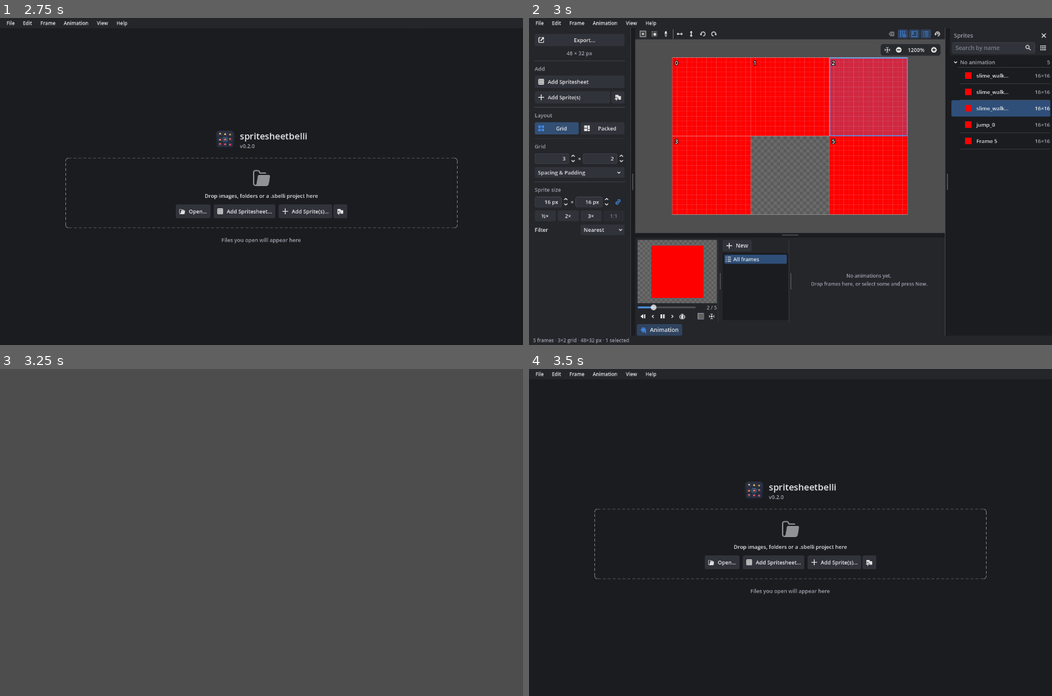
Above: before the commit, frames 1-4 (two rows, left to right).
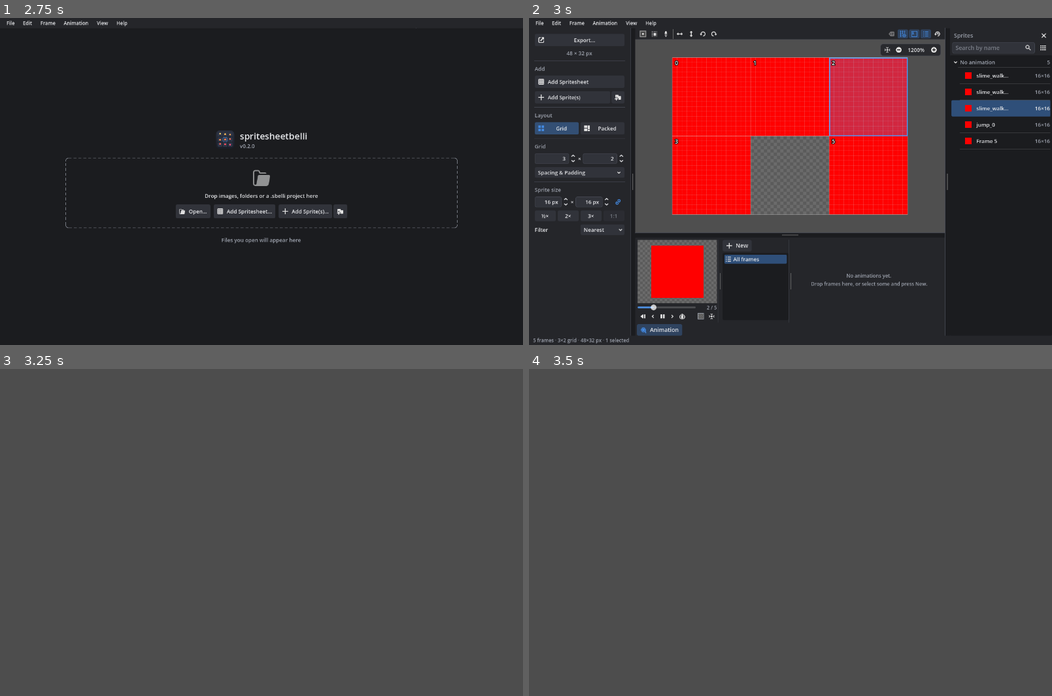
Above: after the commit, the same moments.

Repository: caleb-tognoli/spritesheetbelli
Game: Godot game, scene res://tests/test_runner.tscn
The game is run twice, just before and just after one commit, with the same random seed, the same clock (stepped at 60 frames per second) and the same inputs. This scene is started directly instead of the project's main scene.
Inputs (mouse positions are in pixels of both pictures, inside the frame that each line leads up to):
- Up to frame 1 (2.75 s): tap Enter (ui_accept) at 0.5 s; drag from (313, 174) to (313, 109) at 0.52 s; drag from (313, 174) to (235, 246) at 1.27 s; click "New" at 2 s
- Up to frame 2 (3 s): click (994, 47) at 2.77 s; type "Alex" at 2.85 s
- Up to frame 3 (3.25 s): no input
- Up to frame 4 (3.5 s): no input

Frames 1-3 are identical in both runs. In frame 4, 100% of the frame differs, in the area x 0-100%, y 0-100%.

Commit message:
Animation label outlines trough empty cells

Diff:
--- a/tests/unit/test_animation_labels.gd
+++ b/tests/unit/test_animation_labels.gd
@@ -165,6 +165,53 @@
 	var label := Layout.classify(row(0, 0, 5) + row(1, 0, 1), GRID)
 	assert_true(Layout.is_outlined(label))
 	assert_eq(Layout.get_slot(label), Vector3i(Layout.Side.NONE, 0, 0), "named at its first frame")
+
+
+func test_outlines_go_around_empty_cells() -> void:
+	# A rectangle with an empty cell is still a rectangle, and the outline goes round it
+	var block := row(1, 1, 3) + row(2, 1, 3)
+	var frames := block.filter(func(cell: Vector2i) -> bool: return cell != Vector2i(2, 1))
+	var frames_in: Array[Vector2i] = []
+	frames_in.assign(frames)
+	var label := Layout.classify(block, GRID, has_frame_in(frames_in))
+	assert_eq(label.shape, Layout.Shape.BLOCK, "a block with a hole")
+	assert_eq(label.cells, block, "the empty cell is outlined too")
+	# An empty cell joins the frames on either side of it
+	var with_gap := cells_of([0, 0, 1, 0, 3, 0, 5, 0])
+	label = Layout.classify(row(0, 0, 3), GRID, has_frame_in(with_gap))
+	assert_eq(label.shape, Layout.Shape.AREA, "a gap that's part of it")
+	assert_eq(label.cells, row(0, 0, 3))
+	# Or that it leaves out, as a selection does
+	label = Layout.classify(cells_of([1, 0, 3, 0]), GRID, has_frame_in(with_gap))
+	assert_eq(label.shape, Layout.Shape.AREA, "a gap that isn't part of it")
+	assert_eq(label.cells, cells_of([1, 0, 3, 0, 2, 0]), "the gap after its frames")
+	var hole := block.filter(func(cell: Vector2i) -> bool: return cell != Vector2i(2, 1))
+	var hole_cells: Array[Vector2i] = []
+	hole_cells.assign(hole)
+	label = Layout.classify(hole_cells, GRID, has_frame_in(frames_in))
+	assert_eq(label.shape, Layout.Shape.BLOCK, "a hole left out")
+	assert_eq(label.cells.size(), 6)
+	# Up and down too
+	var column_frames := cells_of([0, 0, 0, 2, 0, 3])
+	label = Layout.classify(cells_of([0, 0, 0, 2]), GRID, has_frame_in(column_frames))
+	assert_eq(label.shape, Layout.Shape.AREA, "a gap in a column")
+	# A missing corner isn't between frames, so the outline goes round it
+	var corner := row(1, 1, 3) + row(2, 1, 2)
+	label = Layout.classify(corner, GRID, has_frame_in(corner))
+	assert_eq(label.shape, Layout.Shape.AREA, "a corner short")
+	assert_eq(label.cells, corner)
+	# Only empty cells, or empty ones off the grid
+	assert_eq(
+		Layout.classify(row(0, 0, 2), GRID, has_frame_in(row(3, 0, 0))).shape,
+		Layout.Shape.NONE,
+		"no frames"
+	)
+	label = Layout.classify(row(0, 0, 2) + row(9, 0, 0), GRID, has_frame_in(row(0, 0, 2)))
+	assert_eq(label.cells, row(0, 0, 2), "empty cells off the grid are left out")
+	# A row is still named by its frames alone
+	label = Layout.classify(row(2, 0, 5), GRID, has_frame_in(row(2, 0, 3) + row(3, 0, 5)))
+	assert_eq(label.shape, Layout.Shape.ROW)
+	assert_eq(label.cells, row(2, 0, 3), "a row's frames")
 
 
 func test_scattered_get_none() -> void:
--- a/ui/spritesheet_preview/animation_label_layout.gd
+++ b/ui/spritesheet_preview/animation_label_layout.gd
@@ -11,10 +11,12 @@
 ## frame; the same for a column, named above or below it. Empty cells don't count, so a
 ## row with frames missing is still whole;
 ## [br]- a rectangle of at least two rows and two columns, outlined;
-## [br]- any connected area, where frames touch side to side or the end of a row leads on
+## [br]- any connected area, where cells touch side to side or the end of a row leads on
 ## to the start of the next, such as part of a row, frames wrapping onto the next row or
 ## an L-shape, outlined.
-## [br]Other animations are scattered, and get none.
+## [br]Outlines take in the animation's empty cells too, and empty cells between two of
+## its frames in a row or column, so a rectangle with a frame missing is still one.
+## Other animations are scattered, and get none.
 
 enum Shape {
 	NONE,  ## Scattered: no label
@@ -41,35 +43,68 @@
 ## What shape the animation of [param cells] makes in a grid of [param grid_size], where
 ## [param has_frame] tells which cells hold a frame (every one when it isn't given).
 ## Returns [code]{"shape": Shape, "cells": Array[Vector2i], "side": Side, "line": int}
-## [/code]: the cells without repeats, and for a row or a column the margin the label goes
-## in and which row or column it is. A frame alone in its row is that whole row.
+## [/code]: the cells labelled without repeats (the frames of a row or column, every cell
+## of an outline, empty gaps included), and for a row or a column the margin the label
+## goes in and which row or column it is. A frame alone in its row is that whole row.
 static func classify(
 	cells: Array[Vector2i], grid_size: Vector2i, has_frame := Callable()
 ) -> Dictionary:
-	var distinct := distinct_cells(cells)
-	var result := {"shape": Shape.NONE, "cells": distinct, "side": Side.NONE, "line": -1}
-	var grid := Rect2i(Vector2i.ZERO, grid_size)
-	var inside := func(cell: Vector2i) -> bool: return grid.has_point(cell)
-	if distinct.is_empty() or not distinct.all(inside):
-		return result
 	if not has_frame.is_valid():
 		has_frame = func(_cell: Vector2i) -> bool: return true
-	var first := distinct[0]
+	var grid := Rect2i(Vector2i.ZERO, grid_size)
+	# Empty cells off the grid are left out, rather than scattering the animation
+	var kept := func(cell: Vector2i) -> bool: return grid.has_point(cell) or has_frame.call(cell)
+	var distinct: Array[Vector2i] = []
+	distinct.assign(distinct_cells(cells).filter(kept))
+	var frames: Array[Vector2i] = []
+	frames.assign(distinct.filter(has_frame))
+	var result := {"shape": Shape.NONE, "cells": distinct, "side": Side.NONE, "line": -1}
+	var inside := func(cell: Vector2i) -> bool: return grid.has_point(cell)
+	if frames.is_empty() or not distinct.all(inside):
+		return result
+	var first: Vector2i = frames[0]
 	var row := _frames_along(Vector2i(0, first.y), Vector2i.RIGHT, grid_size.x, has_frame)
 	var column := _frames_along(Vector2i(first.x, 0), Vector2i.DOWN, grid_size.y, has_frame)
-	if _is_whole(distinct, row):
+	if _is_whole(frames, row):
 		result.shape = Shape.ROW
+		result.cells = frames
 		result.side = Side.LEFT if _starts_nearer_start(first, row) else Side.RIGHT
 		result.line = first.y
-	elif _is_whole(distinct, column):
+	elif _is_whole(frames, column):
 		result.shape = Shape.COLUMN
+		result.cells = frames
 		result.side = Side.TOP if _starts_nearer_start(first, column) else Side.BOTTOM
 		result.line = first.x
-	elif _is_block(distinct):
-		result.shape = Shape.BLOCK
-	elif _is_area(distinct, grid_size):
-		result.shape = Shape.AREA
+	else:
+		distinct.append_array(_empty_gaps(distinct, grid, has_frame))
+		if _is_block(distinct):
+			result.shape = Shape.BLOCK
+		elif _is_area(distinct, grid_size):
+			result.shape = Shape.AREA
 	return result
+
+
+## The empty cells between two of [param cells] in a row or a column, with nothing but
+## empty cells between them
+static func _empty_gaps(
+	cells: Array[Vector2i], grid: Rect2i, has_frame: Callable
+) -> Array[Vector2i]:
+	var gaps: Array[Vector2i] = []
+	var taken: Dictionary[Vector2i, bool] = {}
+	for cell in cells:
+		taken[cell] = true
+	for cell in cells:
+		for step: Vector2i in [Vector2i.RIGHT, Vector2i.DOWN]:
+			var between: Array[Vector2i] = []
+			var next := cell + step
+			while grid.has_point(next) and not taken.has(next) and not has_frame.call(next):
+				between.append(next)
+				next += step
+			if taken.has(next):
+				for gap in between:
+					if not gap in gaps:
+						gaps.append(gap)
+	return gaps
 
 
 ## The cells holding a frame among the [param count] from [param start] on by [param step]
--- a/ui/spritesheet_preview/animation_labels.gd
+++ b/ui/spritesheet_preview/animation_labels.gd
@@ -66,7 +66,7 @@
 			if not shown:
 				continue
 			var label := AnimationLabelLayout.classify(
-				animations[i].get_frame_cells(sheet), sheet.grid_size, sheet.has_frame
+				animations[i].cells, sheet.grid_size, sheet.has_frame
 			)
 			if label.shape == AnimationLabelLayout.Shape.NONE:
 				continue
@@ -92,7 +92,7 @@
 	var indices: Array[int] = []
 	var animations := sheet.animations
 	for i in animations.size():
-		var cells := animations[i].get_frame_cells(sheet)
+		var cells := animations[i].cells
 		var shape: int = (
 			AnimationLabelLayout.classify(cells, sheet.grid_size, sheet.has_frame).shape
 		)
Not shown, changed: CHANGELOG.md
